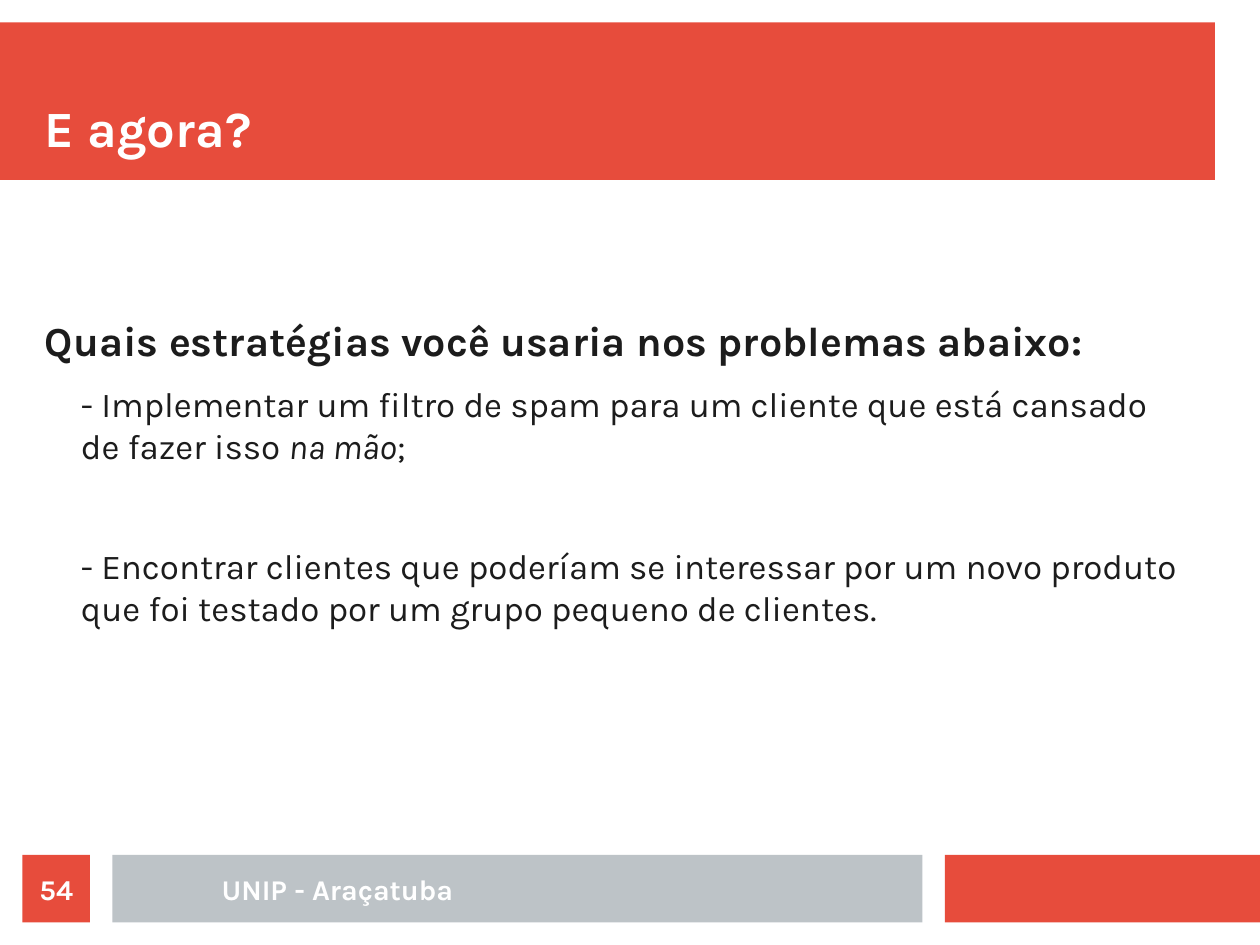
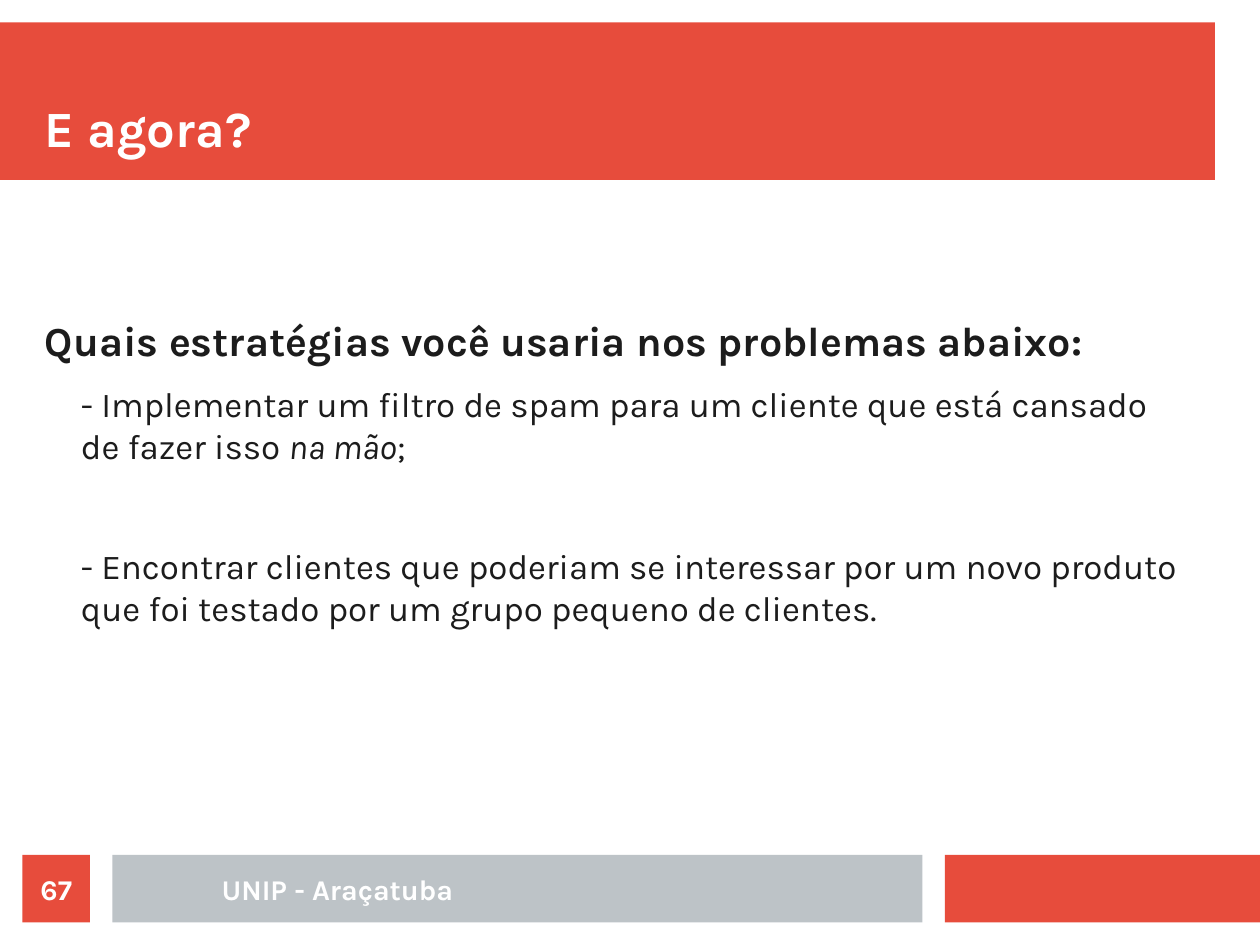
Before and after one commit to rafaelstojoao/pos-unip, a slide deck: slide 67 of [2020][modulo][Machine_Learning]/[aula]03[outrosAlgoritmos].odp (slide 54 before the commit). Drawn at 1260x945 pixels with LibreOffice and Linux fonts; fonts in the diff are those of the drawing. Boxes give left, top, right and bottom in pixels: in the first picture for what was removed or moved away, otherwise in the second. Text is boxed around its words. In the diff, an @@ line names an element or a change of style, - is before the commit and + after.

```diff
--- a/[2020][modulo][Machine_Learning]/[aula]03[outrosAlgoritmos].odp
+++ b/[2020][modulo][Machine_Learning]/[aula]03[outrosAlgoritmos].odp
@@ text at box(81, 555, 1176, 630): text changed @@
-  - Encontrar clientes que poderíam se interessar por um novo produto que foi testado por um grupo pequeno de clientes.
+  - Encontrar clientes que poderiam se interessar por um novo produto que foi testado por um grupo pequeno de clientes.
@@ page number at box(40, 881, 72, 901): text changed @@
-54
+67
```
Also in this commit, not shown: 15 other slides changed, 31 slides added, 34 slides removed, 11 other files.
